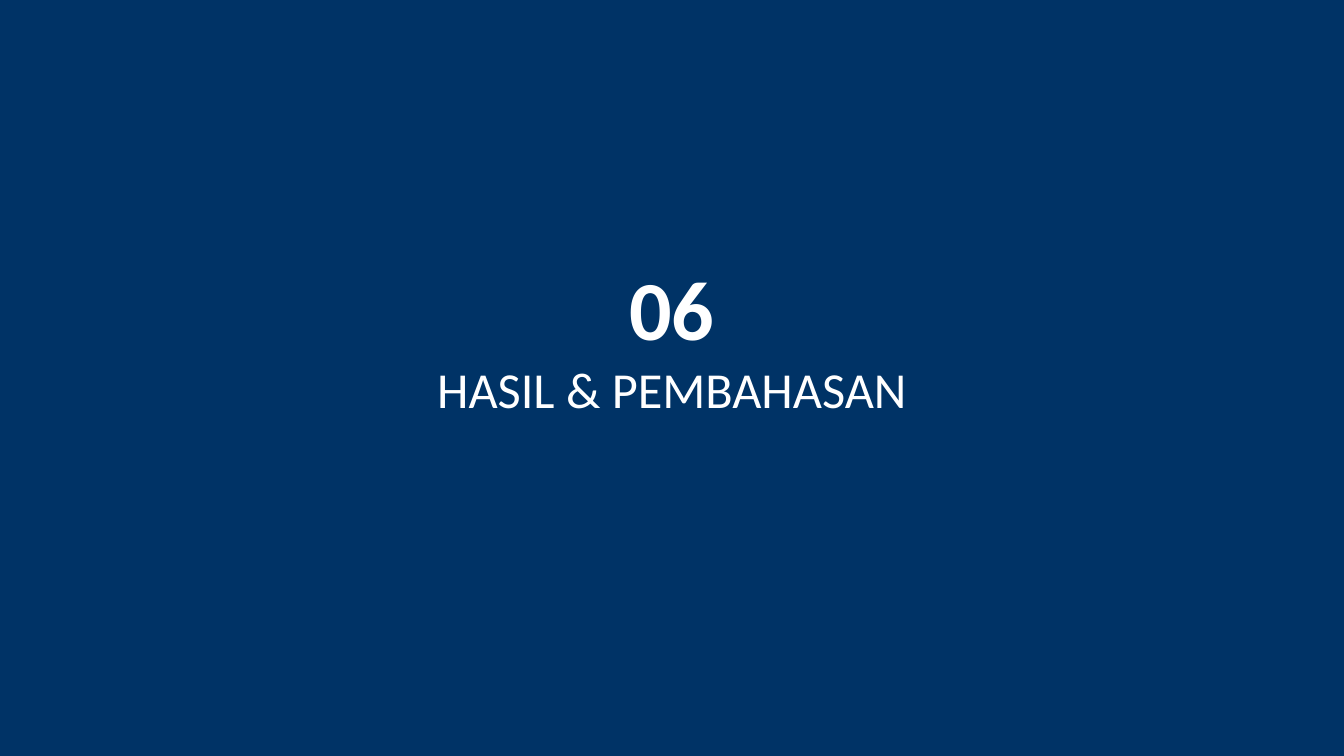
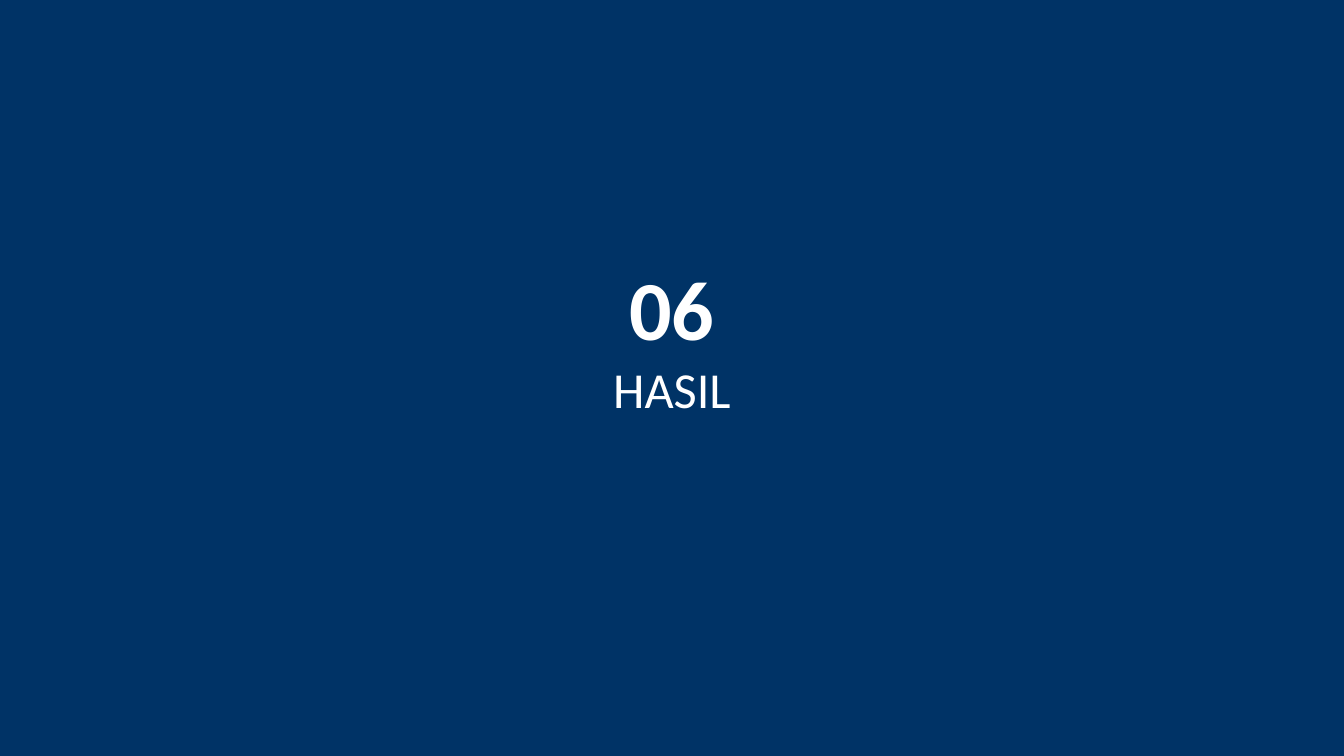
Before and after one commit to irfan-ghzl/CRM, a slide deck: slide 17 of PRESENTASI_SISTEM_PENGADUAN_MASYARAKAT.pptx. Drawn at 1344x756 pixels with LibreOffice and Linux fonts; fonts in the diff are those of the drawing. Boxes give left, top, right and bottom in pixels: in the first picture for what was removed or moved away, otherwise in the second. Text is boxed around its words. In the diff, an @@ line names an element or a change of style, - is before the commit and + after.

```diff
--- a/PRESENTASI_SISTEM_PENGADUAN_MASYARAKAT.pptx
+++ b/PRESENTASI_SISTEM_PENGADUAN_MASYARAKAT.pptx
@@ text at <box>613,375,730,409</box>: text changed @@
-HASIL & PEMBAHASAN
+HASIL
```
Also in this commit, not shown: 14 other slides changed, 5 slides added, 5 slides removed.
